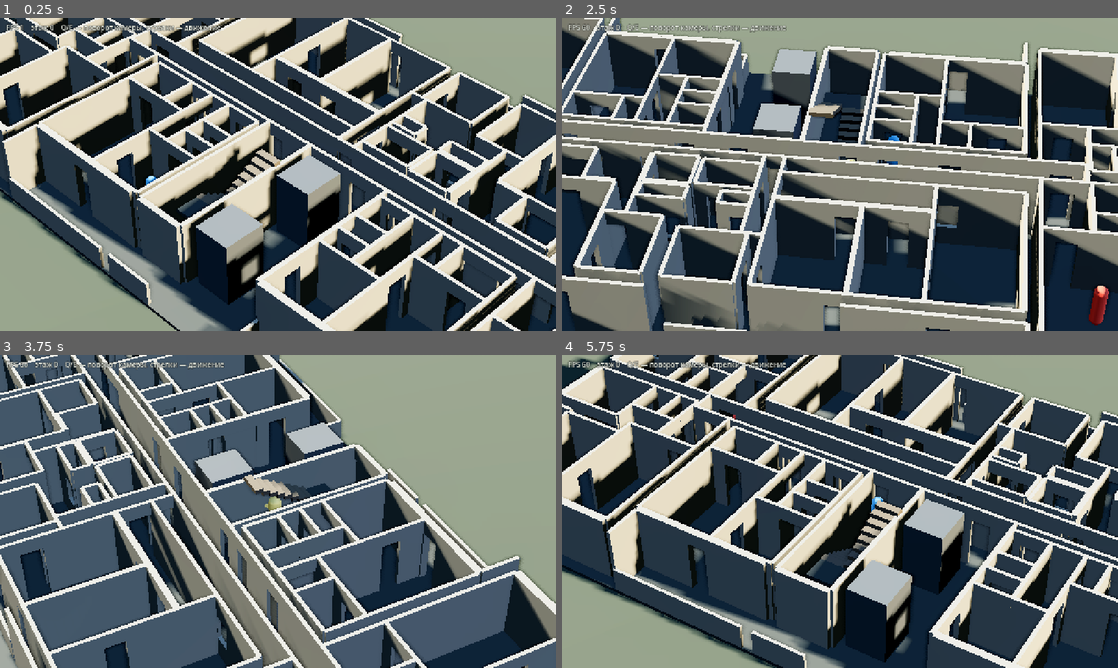
Above: before the commit, frames 1-4 (two rows, left to right).
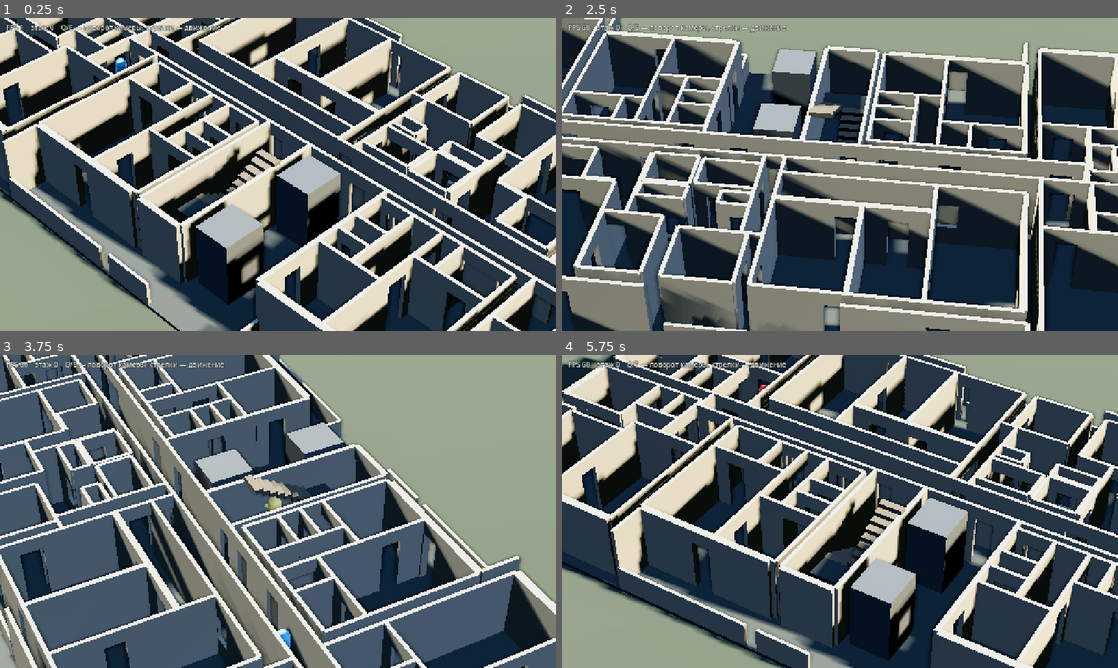
Above: after the commit, the same moments.

Repository: SashkoSoft/Godot_skilled
Game: Godot game, scene res://main.tscn
Same seed, same stepped clock (60 frames per second), same inputs: the game is played once before the commit and once after it.
Inputs:
- Up to frame 1 (0.25 s): no input
- Up to frame 2 (2.5 s): hold Right (ui_right) 0.53-1.28 s; hold Q 0.53-1.28 s; hold Down (ui_down) 1.28-2.03 s; tap E at 1.35 s; hold Right (ui_right) from 2.03 s (still down); hold Q from 2.03 s (still down)
- Up to frame 3 (3.75 s): release Right (ui_right) at 2.78 s; release Q at 2.78 s; hold Up (ui_up) 2.78-3.53 s; tap E at 2.85 s; hold Left (ui_left) from 3.53 s (still down); hold Q from 3.53 s (still down)
- Up to frame 4 (5.75 s): release Q at 4.28 s; tap E at 4.35 s; release Left (ui_left) at 5.03 s; hold Down (ui_down) from 5.03 s (still down); hold Q from 5.03 s (still down)

The runs differ from the first frame. In frame 1, 0.1% of the frame differs, in the area x 20-29%, y 12-54%; in frame 2, 0.5%; in frame 3, 0.2%; in frame 4, 29%, in the area x 0-100%, y 0-100%.

Commit message:
Проверен настоящий обход: бот доходит до 134 помещений из 136
Раньше мерилось только построение пути. Режим --walk-all отправляет ботов
в каждое помещение по очереди и считает, куда они реально дошли ногами.
Результат на двух этажах: 134 из 136, включая лоджии. Не доходит только
уборная кв 44 — 1,20 x 0,70 м, там и человеку не развернуться.

Порог отсева тесных помещений снижен с 1,6 до 1,0 м², лоджии возвращены
в список целей.

Diff:
--- a/game/bot.gd
+++ b/game/bot.gd
@@ -22,6 +22,10 @@
 var _check := 0.0
 var _retried := 0
 var _since_target := 0.0
+var _cur := Vector3.INF
+var cycle := true            ## false — обойти список один раз и остановиться
+var done := false
+var visited: Array = []      ## [цель, дошёл ли]
 var _reached := 0
 var _failed := 0
 var _log := false
@@ -73,18 +77,24 @@
 	_next_target()
 
 
-func _next_target() -> void:
+func _next_target(ok := true) -> void:
+	if _cur != Vector3.INF:
+		visited.append([_cur, ok])
 	if _targets.is_empty():
+		done = true
+		_cur = Vector3.INF
 		return
 	# Берём цель подальше: если она рядом, агент отчитается о приходе в тот же
 	# кадр, и бот будет «доходить» до целей сотнями раз в секунду, не двигаясь.
 	var t: Vector3 = _targets.pop_front()
-	_targets.append(t)                 # цели идут по кругу
-	for _try in mini(_targets.size(), 12):
-		if t.distance_to(global_position) > 3.0:
-			break
-		t = _targets.pop_front()
-		_targets.append(t)
+	if cycle:
+		_targets.append(t)             # цели идут по кругу
+		for _try in mini(_targets.size(), 12):
+			if t.distance_to(global_position) > 3.0:
+				break
+			t = _targets.pop_front()
+			_targets.append(t)
+	_cur = t
 	agent.target_position = t
 	_stuck = 0.0
 	_retried = 0
@@ -92,7 +102,7 @@
 
 
 func _physics_process(delta: float) -> void:
-	if agent == null or _targets.is_empty():
+	if agent == null or done:
 		return
 	if not is_on_floor():
 		velocity.y -= GRAVITY * delta
@@ -161,7 +171,7 @@
 					if _log:
 						print("[бот] %s ЗАСТРЯЛ у (%.1f, %.1f, %.1f), беру следующую цель"
 								% [_name, position.x, position.y, position.z])
-					_next_target()
+					_next_target(false)
 		else:
 			_stuck = 0.0
 		_last_pos = global_position
--- a/game/main.gd
+++ b/game/main.gd
@@ -34,6 +34,7 @@
 var _bots := 4          ## сколько жителей ходит по дому
 var _bot_log := false
 var _bot_audit := false
+var _walk_all := false
 var _audit_countdown := -1   ## для осмотра: не гасить стены прозрачностью
 var _spawn := Vector2(-1.7, 1.4)   ## лестничная клетка
 var _walk_test := false
@@ -253,6 +254,8 @@
 ## Аудит охвата запускаем внутри шага физики: снаружи сервер навигации
 ## возвращает пустой путь, хотя агенты по той же карте ходят.
 func _physics_process(_delta: float) -> void:
+	if _walk_all:
+		_walk_all_step()
 	if _audit_countdown > 0:
 		_audit_countdown -= 1
 		if _audit_countdown == 0:
@@ -307,6 +310,8 @@
 			_audit = true
 		elif a.begins_with("--bots="):
 			_bots = int(a.split("=")[1])
+		elif a == "--walk-all":
+			_walk_all = true
 		elif a == "--bot-audit":
 			_bot_audit = true
 		elif a == "--bot-log":
@@ -641,11 +646,11 @@
 	for f in _floors:
 		for r in Tower.ROOMS:
 			var kind := int(r[5])
-			if kind == Tower.SHF or kind == Tower.LOG:
+			if kind == Tower.SHF:
 				continue
 			var w: float = float(r[2]) - float(r[0])
 			var d: float = float(r[3]) - float(r[1])
-			if minf(w, d) < min_side or w * d < 1.6:
+			if minf(w, d) < min_side or w * d < 1.0:
 				dropped += 1
 				continue
 			rooms.append(Vector3((float(r[0]) + float(r[2])) * 0.5,
@@ -661,11 +666,19 @@
 		# Цели по всему дому: сетка связана по лестнице, житель ходит с этажа
 		# на этаж сам.
 		var route: Array[Vector3] = []
-		for k in 6:
-			route.append(rooms[(i * 37 + k * 61) % rooms.size()])
+		if _walk_all:
+			# каждому боту своя четверть списка, обходим все помещения по одному разу
+			var from := int(rooms.size() * i / _bots)
+			var to := int(rooms.size() * (i + 1) / _bots)
+			for k in range(from, to):
+				route.append(rooms[k])
+		else:
+			for k in 6:
+				route.append(rooms[(i * 37 + k * 61) % rooms.size()])
 		var b := Bot.new()
 		b.name = "Bot%d" % i
 		add_child(b)
+		b.cycle = not _walk_all
 		b.watcher = player
 		b.setup(route[0] + Vector3(0, 0.1, 0), route, colours[i % colours.size()],
 				_bot_log, "№%d" % (i + 1))
@@ -772,3 +785,36 @@
 			print("      этаж %d, кв %s" % [b["floor"], AUDIT_BTI.get(int(b["flat"]), "?")])
 			shown += 1
 	get_tree().quit()
+
+
+## Обход всех помещений по-настоящему: бот идёт в каждое и мы считаем,
+## куда он реально дошёл, а не куда смог построить путь.
+var _walk_done := false
+
+
+func _walk_all_step() -> void:
+	if _walk_done:
+		return
+	var bots: Array = []
+	for c in get_children():
+		if c is Bot:
+			bots.append(c)
+	if bots.is_empty():
+		return
+	for b in bots:
+		if not (b as Bot).done:
+			return
+	_walk_done = true
+	var ok := 0
+	var bad := 0
+	for b in bots:
+		for v in (b as Bot).visited:
+			if v[1]:
+				ok += 1
+			else:
+				bad += 1
+				var p: Vector3 = v[0]
+				print("   не дошёл: (%.1f, %.1f, %.1f), этаж %d"
+						% [p.x, p.y, p.z, int(floor((p.y + 0.4) / Tower.FLOOR_H))])
+	print("[обход] дошёл до %d помещений из %d" % [ok, ok + bad])
+	get_tree().quit()
